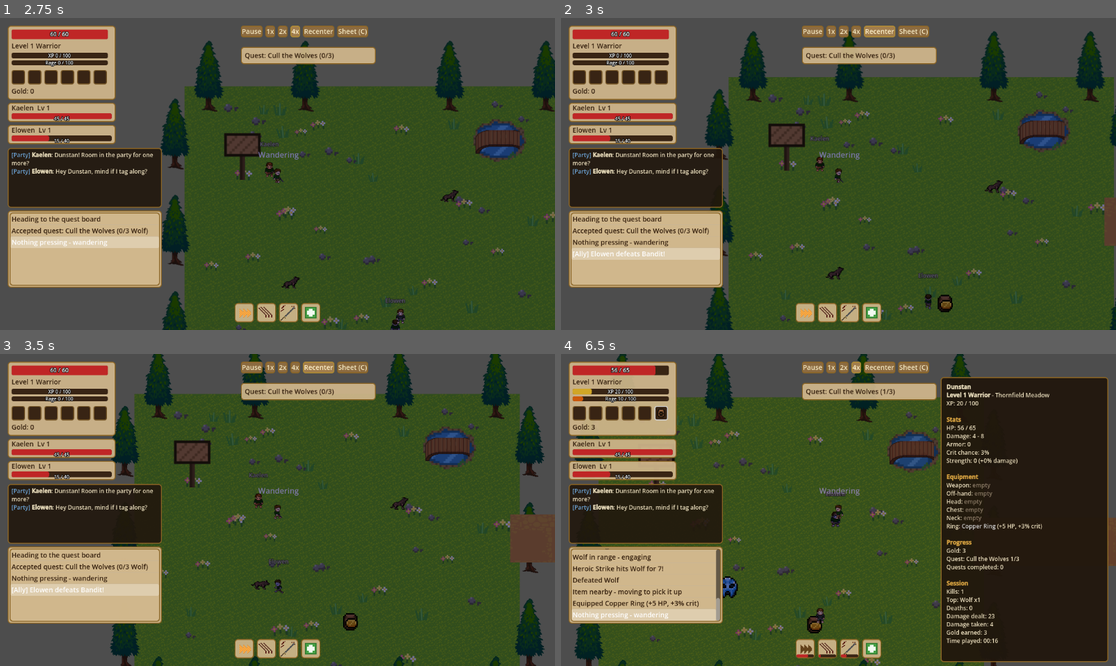
Above: before the commit, frames 1-4 (two rows, left to right).
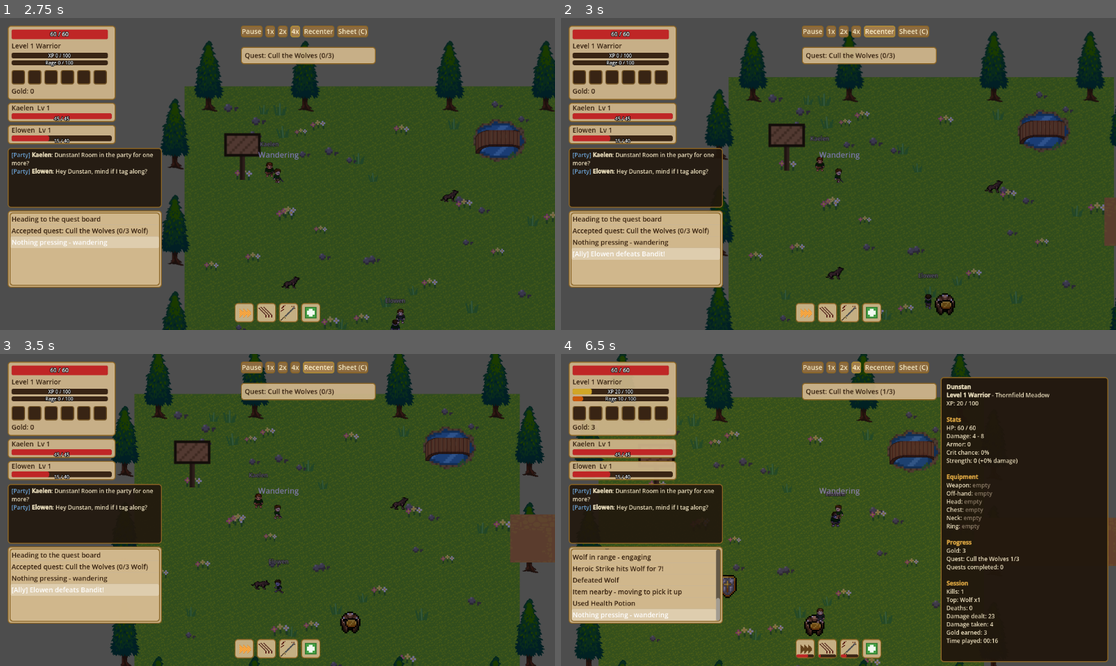
Above: after the commit, the same moments.

Repository: HexaLoid/ai-world-spectator
Game: Godot game, scene res://scenes/Main.tscn
The game is run twice, just before and just after one commit, with the same random seed, the same clock (stepped at 60 frames per second) and the same inputs.
Inputs:
- Up to frame 1 (2.75 s): click "1x" at 0.5 s; click "2x" at 1.25 s; click "4x" at 2 s
- Up to frame 2 (3 s): click "Recenter" at 2.75 s
- Up to frame 3 (3.5 s): no input
- Up to frame 4 (6.5 s): click "Sheet (C)" at 3.5 s; click "1x" at 4.25 s; click "2x" at 5 s; click "4x" at 5.75 s

Frame 1 is identical in both runs. In frame 2, 0.1% of the frame differs, in the area x 67-71%, y 88-96%; in frame 3, 0.1%; in frame 4, 0.8%, in the area x 2-87%, y 3-91%.

Commit message:
Add 15 items for levels 5-9 and level-aware random drops
Co-Authored-By: Claude Sonnet 5 <noreply@anthropic.com>

Diff:
--- a/scripts/systems/loot_table.gd
+++ b/scripts/systems/loot_table.gd
@@ -33,29 +33,44 @@
 	"apprentice_staff": {"slot": "weapon", "rarity": "common", "level_req": 1, "icon": "res://assets/icons/apprentice_staff_icon.png", "stats": {"damage": 3, "intellect": 2}},
 	"oak_staff": {"slot": "weapon", "rarity": "uncommon", "level_req": 2, "icon": "res://assets/icons/oak_staff_icon.png", "stats": {"damage": 5, "intellect": 4}},
 	"arcane_staff": {"slot": "weapon", "rarity": "rare", "level_req": 3, "icon": "res://assets/icons/arcane_staff_icon.png", "stats": {"damage": 8, "intellect": 7}},
+	"tempered_sword": {"slot": "weapon", "rarity": "rare", "level_req": 5, "icon": "res://assets/icons/tempered_sword_icon.png", "stats": {"damage": 15, "strength": 3}},
+	"mirewood_staff": {"slot": "weapon", "rarity": "rare", "level_req": 5, "icon": "res://assets/icons/mirewood_staff_icon.png", "stats": {"damage": 11, "intellect": 9}},
+	"tyrants_maul": {"slot": "weapon", "rarity": "epic", "level_req": 6, "icon": "res://assets/icons/tyrants_maul_icon.png", "stats": {"damage": 20, "strength": 5, "intellect": 3}},
+	"frostbrand": {"slot": "weapon", "rarity": "epic", "level_req": 8, "icon": "res://assets/icons/frostbrand_icon.png", "stats": {"damage": 24, "strength": 6}},
+	"glacier_staff": {"slot": "weapon", "rarity": "epic", "level_req": 8, "icon": "res://assets/icons/glacier_staff_icon.png", "stats": {"damage": 18, "intellect": 12}},
 	# Off-hand
 	"wooden_shield": {"slot": "offhand", "rarity": "common", "level_req": 1, "icon": "res://assets/icons/wooden_shield_icon.png", "stats": {"armor": 3}},
 	"iron_shield": {"slot": "offhand", "rarity": "uncommon", "level_req": 2, "icon": "res://assets/icons/iron_shield_icon.png", "stats": {"armor": 5, "max_hp": 8}},
 	"tower_shield": {"slot": "offhand", "rarity": "rare", "level_req": 3, "icon": "res://assets/icons/tower_shield_icon.png", "stats": {"armor": 8, "max_hp": 15, "strength": 1}},
+	"bog_bulwark": {"slot": "offhand", "rarity": "rare", "level_req": 6, "icon": "res://assets/icons/bog_bulwark_icon.png", "stats": {"armor": 11, "max_hp": 20}},
+	"frostguard_shield": {"slot": "offhand", "rarity": "epic", "level_req": 8, "icon": "res://assets/icons/frostguard_shield_icon.png", "stats": {"armor": 15, "max_hp": 30, "strength": 2}},
 	# Head
 	"leather_cap": {"slot": "head", "rarity": "common", "level_req": 1, "icon": "res://assets/icons/leather_cap_icon.png", "stats": {"armor": 1, "max_hp": 5}},
 	"iron_helm": {"slot": "head", "rarity": "uncommon", "level_req": 2, "icon": "res://assets/icons/iron_helm_icon.png", "stats": {"armor": 2, "max_hp": 10}},
 	"steel_helm": {"slot": "head", "rarity": "rare", "level_req": 3, "icon": "res://assets/icons/steel_helm_icon.png", "stats": {"armor": 4, "max_hp": 15, "strength": 2}},
 	"crown_of_thornfield": {"slot": "head", "rarity": "epic", "level_req": 3, "icon": "res://assets/icons/crown_of_thornfield_icon.png", "stats": {"armor": 3, "max_hp": 15, "crit_chance": 0.10, "strength": 3, "intellect": 3}},
+	"marsh_helm": {"slot": "head", "rarity": "rare", "level_req": 5, "icon": "res://assets/icons/marsh_helm_icon.png", "stats": {"armor": 5, "max_hp": 20, "strength": 1}},
+	"rimewatch_helm": {"slot": "head", "rarity": "rare", "level_req": 7, "icon": "res://assets/icons/rimewatch_helm_icon.png", "stats": {"armor": 7, "max_hp": 25, "strength": 3, "intellect": 3}},
 	# Chest
 	"leather_armor": {"slot": "chest", "rarity": "common", "level_req": 1, "icon": "res://assets/icons/armor_icon.png", "stats": {"armor": 2, "max_hp": 15}},
 	"chainmail_armor": {"slot": "chest", "rarity": "rare", "level_req": 3, "icon": "res://assets/icons/chainmail_armor_icon.png", "stats": {"armor": 5, "max_hp": 25}},
 	"champions_plate": {"slot": "chest", "rarity": "epic", "level_req": 3, "icon": "res://assets/icons/champions_plate_icon.png", "stats": {"armor": 9, "max_hp": 40, "strength": 3}},
+	"reinforced_mail": {"slot": "chest", "rarity": "rare", "level_req": 5, "icon": "res://assets/icons/chainmail_armor_icon.png", "stats": {"armor": 8, "max_hp": 35}},
+	"glacier_plate": {"slot": "chest", "rarity": "epic", "level_req": 9, "icon": "res://assets/icons/champions_plate_icon.png", "stats": {"armor": 13, "max_hp": 55, "strength": 4, "intellect": 4}},
 	# Neck
 	"lucky_charm": {"slot": "neck", "rarity": "common", "level_req": 1, "icon": "res://assets/icons/lucky_charm_icon.png", "stats": {"crit_chance": 0.05}},
 	"silver_necklace": {"slot": "neck", "rarity": "uncommon", "level_req": 2, "icon": "res://assets/icons/silver_necklace_icon.png", "stats": {"max_hp": 10, "crit_chance": 0.06}},
 	"sage_pendant": {"slot": "neck", "rarity": "rare", "level_req": 3, "icon": "res://assets/icons/sage_pendant_icon.png", "stats": {"intellect": 5, "crit_chance": 0.08}},
 	"amulet_of_wrath": {"slot": "neck", "rarity": "epic", "level_req": 3, "icon": "res://assets/icons/amulet_of_wrath_icon.png", "stats": {"damage": 2, "strength": 3, "crit_chance": 0.20}},
+	"swamp_charm": {"slot": "neck", "rarity": "uncommon", "level_req": 5, "icon": "res://assets/icons/swamp_charm_icon.png", "stats": {"crit_chance": 0.08, "max_hp": 15}},
+	"rimewatch_amulet": {"slot": "neck", "rarity": "epic", "level_req": 8, "icon": "res://assets/icons/rimewatch_amulet_icon.png", "stats": {"damage": 4, "strength": 4, "intellect": 4, "crit_chance": 0.16}},
 	# Ring
 	"copper_ring": {"slot": "ring", "rarity": "common", "level_req": 1, "icon": "res://assets/icons/copper_ring_icon.png", "stats": {"crit_chance": 0.03, "max_hp": 5}},
 	"ring_of_vigor": {"slot": "ring", "rarity": "uncommon", "level_req": 2, "icon": "res://assets/icons/ring_of_vigor_icon.png", "stats": {"max_hp": 20}},
 	"ring_of_fortune": {"slot": "ring", "rarity": "rare", "level_req": 3, "icon": "res://assets/icons/ring_of_fortune_icon.png", "stats": {"crit_chance": 0.12}},
 	"signet_of_power": {"slot": "ring", "rarity": "rare", "level_req": 3, "icon": "res://assets/icons/signet_of_power_icon.png", "stats": {"damage": 3, "strength": 2, "intellect": 2}},
+	"ring_of_the_mire": {"slot": "ring", "rarity": "rare", "level_req": 6, "icon": "res://assets/icons/ring_of_the_mire_icon.png", "stats": {"max_hp": 30, "crit_chance": 0.06}},
+	"frozen_band": {"slot": "ring", "rarity": "epic", "level_req": 8, "icon": "res://assets/icons/frozen_band_icon.png", "stats": {"damage": 5, "crit_chance": 0.12}},
 	# Consumables
 	"health_potion": {"type": "consumable", "heal": 20, "rarity": "common", "icon": "res://assets/icons/potion_icon.png"},
 	"greater_health_potion": {"type": "consumable", "heal": 45, "rarity": "uncommon", "icon": "res://assets/icons/greater_health_potion_icon.png"},
@@ -86,15 +101,28 @@
 }
 
 ## Picks a random item key from ITEMS using the given rng, weighted by
-## RARITY_WEIGHTS (so epic items, at weight 0, are never picked here).
-static func roll_drop(rng: RandomNumberGenerator) -> String:
+## RARITY_WEIGHTS (so epic items, at weight 0, are never picked here) and
+## limited to items whose level_req is at most `loot_level` (consumables count
+## as level 1), so early enemies never drop gear a character of their zone
+## cannot use.
+static func roll_drop(rng: RandomNumberGenerator, loot_level: int = LevelingSystem.MAX_LEVEL) -> String:
+	var eligible: Array = []
 	var total_weight := 0
 	for item_id in ITEMS:
-		total_weight += int(RARITY_WEIGHTS.get(ITEMS[item_id].get("rarity", "common"), 0))
-	var roll := rng.randi_range(1, max(total_weight, 1))
+		var item: Dictionary = ITEMS[item_id]
+		if int(item.get("level_req", 1)) > loot_level:
+			continue
+		var weight := int(RARITY_WEIGHTS.get(item.get("rarity", "common"), 0))
+		if weight <= 0:
+			continue
+		eligible.append([item_id, weight])
+		total_weight += weight
+	if eligible.is_empty():
+		return "health_potion"
+	var roll := rng.randi_range(1, total_weight)
 	var cumulative := 0
-	for item_id in ITEMS:
-		cumulative += int(RARITY_WEIGHTS.get(ITEMS[item_id].get("rarity", "common"), 0))
+	for entry in eligible:
+		cumulative += int(entry[1])
 		if roll <= cumulative:
-			return item_id
-	return ITEMS.keys()[0]
+			return String(entry[0])
+	return String(eligible[0][0])
--- a/tests/suite_loot_table.gd
+++ b/tests/suite_loot_table.gd
@@ -21,8 +21,6 @@
 			t.check(LootTable.STAT_LABELS.has(stat), "%s stat %s is known" % [item_id, stat])
 		var level_req := int(item.get("level_req", 0))
 		t.check(level_req >= 1 and level_req <= LevelingSystem.MAX_LEVEL, "%s level_req in range" % item_id)
-		if item.get("rarity", "") == "epic":
-			t.check(level_req <= 3, "%s (epic) is equippable by the level a boss/quest hands it out" % item_id)
 		items_per_slot[slot] = int(items_per_slot.get(slot, 0)) + 1
 		if item.get("rarity", "") == "common" and level_req == 1:
 			has_level_one_common[slot] = true
@@ -47,3 +45,19 @@
 	for stat in LootTable.STAT_ORDER:
 		t.check(LootTable.STAT_LABELS.has(stat), "STAT_ORDER key %s has a label" % stat)
 	t.check_eq(LootTable.display_name("iron_helm"), "Iron Helm", "display_name capitalizes")
+	# level-aware drops
+	var drop_rng := RandomNumberGenerator.new()
+	drop_rng.seed = 99
+	for loot_level in [1, 2, 3, 5, 6, 9, 10]:
+		for i in 300:
+			var rolled := LootTable.roll_drop(drop_rng, loot_level)
+			t.check(LootTable.ITEMS.has(rolled), "level-%d roll returns a real item" % loot_level)
+			var rolled_def: Dictionary = LootTable.ITEMS[rolled]
+			t.check(int(rolled_def.get("level_req", 1)) <= loot_level, "level-%d roll never returns %s (level_req %d)" % [loot_level, rolled, int(rolled_def.get("level_req", 1))])
+			t.check(rolled_def["rarity"] != "epic", "level-%d roll never returns an epic" % loot_level)
+	t.check(LootTable.roll_drop(drop_rng, 1) != "", "a level-1 roll always finds something")
+	# new content sanity
+	for item_id in ["tempered_sword", "mirewood_staff", "tyrants_maul", "frostbrand", "glacier_staff", "bog_bulwark",
+			"frostguard_shield", "marsh_helm", "rimewatch_helm", "reinforced_mail", "glacier_plate", "swamp_charm",
+			"rimewatch_amulet", "ring_of_the_mire", "frozen_band"]:
+		t.check(LootTable.ITEMS.has(item_id), "new item %s exists" % item_id)
Not shown, changed: assets/CREDITS.txt
Binary file added: assets/icons/bog_bulwark_icon.png
Not shown, added: assets/icons/bog_bulwark_icon.png.import
Binary file added: assets/icons/frostbrand_icon.png
Not shown, added: assets/icons/frostbrand_icon.png.import
Binary file added: assets/icons/frostguard_shield_icon.png
Not shown, added: assets/icons/frostguard_shield_icon.png.import
Binary file added: assets/icons/frozen_band_icon.png
Not shown, added: assets/icons/frozen_band_icon.png.import
Binary file added: assets/icons/glacier_staff_icon.png
Not shown, added: assets/icons/glacier_staff_icon.png.import
Binary file added: assets/icons/marsh_helm_icon.png
(and 15 more such lines)
